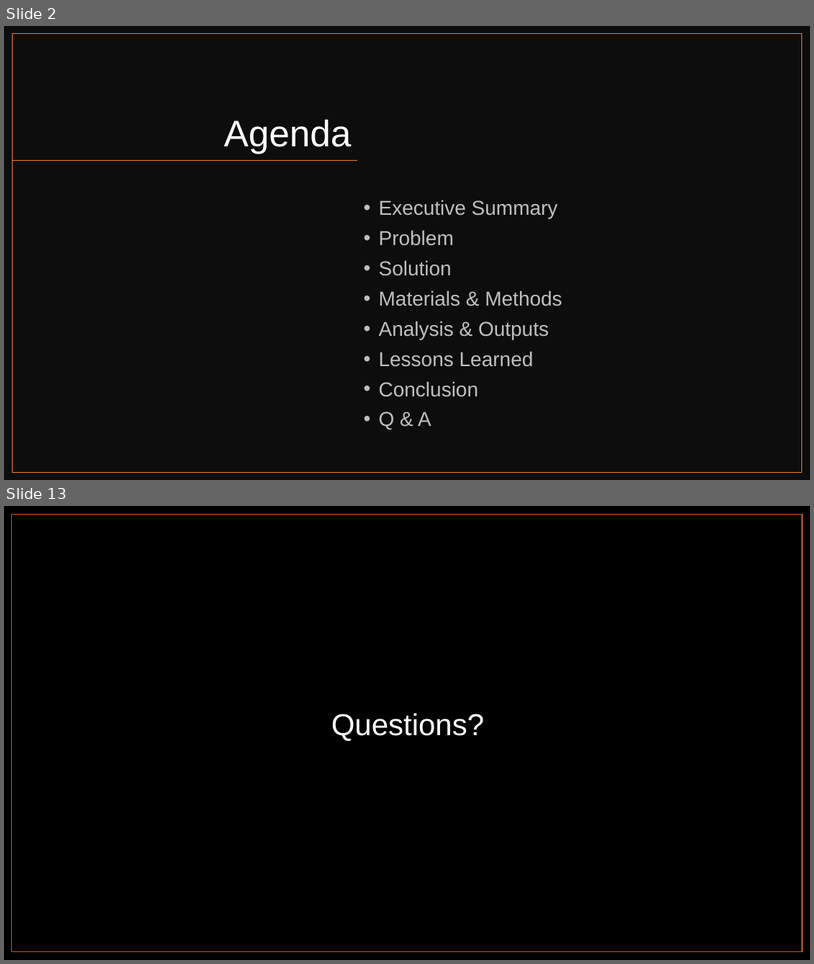
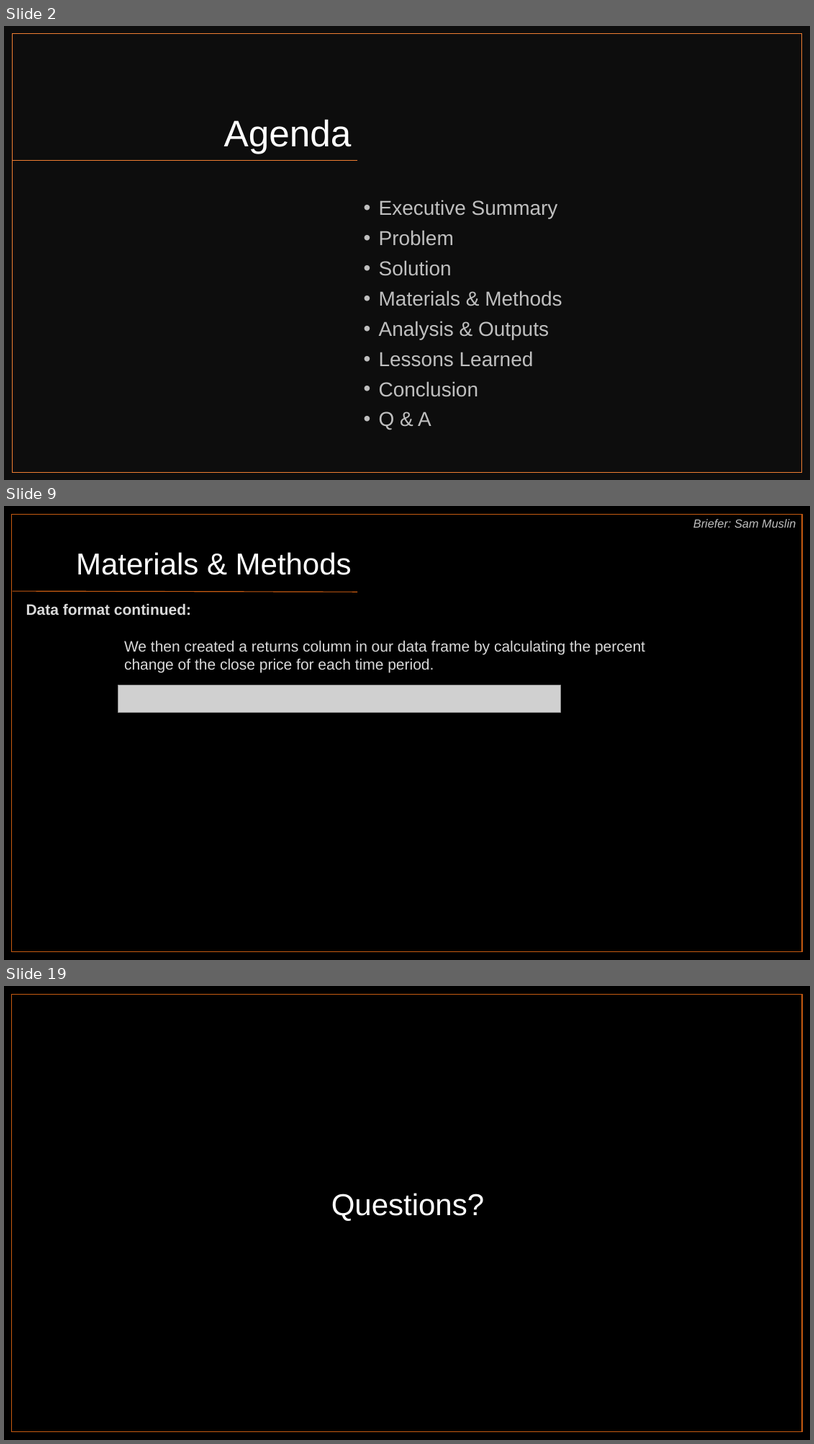
Before and after one commit to harithmd1/project1_group2, a slide deck: MACD_Indicators_Group_2.pptx. Shown one above the other, each under a label of ours: slides 2 and 13 before the commit, slides 2, 9 and 19 after it; the slides between them are not shown. The pictures are 814x964 and 814x1444 pixels, drawn with LibreOffice and Linux fonts; fonts in the diff are those of the drawing; grey boxes stand for pictures. Boxes give left, top, right and bottom in pixels: in the first picture for what was removed or moved away, otherwise in the second. Text is boxed around its words. In the diff, an @@ line names an element or a change of style, - is before the commit and + after.

```diff
--- a/MACD_Indicators_Group_2.pptx
+++ b/MACD_Indicators_Group_2.pptx
@@ slide 9 added at (x1=4, y1=506, x2=810, y2=960), background #FFFFFF @@
@@ rectangle added at (x1=4, y1=506, x2=810, y2=960), fill #000000 @@
@@ rectangle added at (x1=11, y1=515, x2=802, y2=951), fill #000000, outline #C55A11 1 pt @@
@@ text added at (x1=694, y1=519, x2=796, y2=528), 14 pt, text #BFBFBF, italic @@
+Briefer: Sam Muslin
@@ text added at (x1=76, y1=552, x2=352, y2=575), 36 pt, text #FFFFFF @@
+Materials & Methods
@@ line added from (13, 591) to (358, 592), #C55A11 1 pt @@
@@ text added at (x1=26, y1=603, x2=191, y2=615), 18 pt, text #D9D9D9, bold @@
+Data format continued:
@@ text added at (x1=124, y1=640, x2=646, y2=672), 18 pt, text #D9D9D9 @@
+We then created a returns column in our data frame by calculating the percent change of the close price for each time period.
@@ picture added at (x1=118, y1=685, x2=561, y2=713) @@
@@ what was slide 13 is now slide 19 @@
```
Also in this commit, not shown: 10 slides changed, 5 other slides added.
